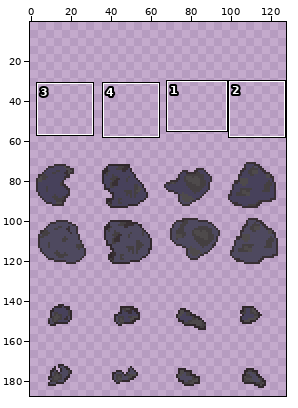
Two versions of one sprite sheet, Assets/Sprites/Asteroids.png. The picture above shows the old version from afar; the outline marks the close-up.
Close-up. As it was:
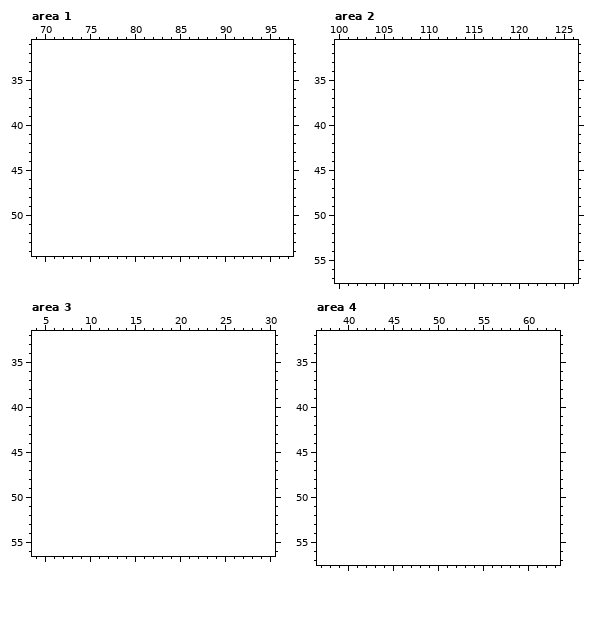
The file is 128x128 pixels. Shown: area 1: x 69..97, y 31..54; area 2: x 100..126, y 31..57; area 3: x 4..30, y 32..56; area 4: x 37..63, y 32..57. The old version is drawn lined up with the new one, on the new canvas. The wide view leaves out empty margins. The commit also changed other parts of the picture, which this record leaves out.
Palette (. is transparent): 
The result:
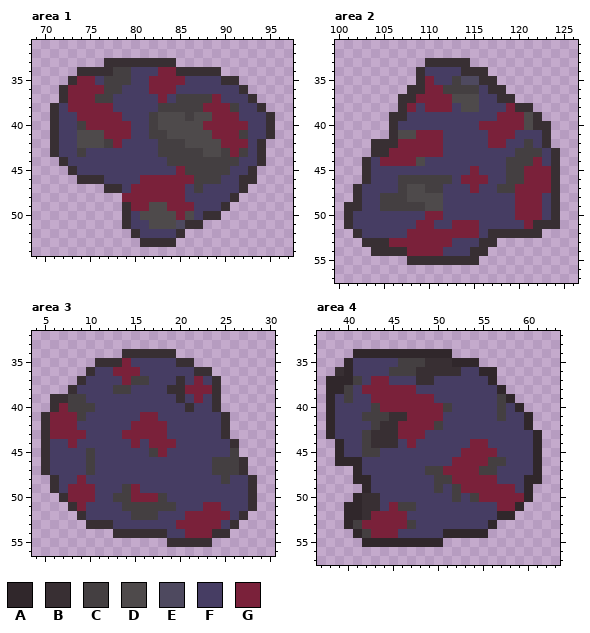
Colours new in this view: A #30272b  B #382f33  C #443f41  D #4e4a4b  E #4e495f  F #463d63  G #7a213a
Diff:
canvas 128x128 -> 128x192, the old top-left corner now at 0,64
Changed rows in their new state; - is an unchanged pixel.
Area 1:
first column x 71:
33 ------BBBBBBBB-----------
34 ---BBBBCCFFFGGBBBBB------
35 --BGGFCCCFFGGGGFFFFBB----
36 -BGGGGCCFFFGGGFFFFFFFB---
37 -BGGGCCFFFFFGFCCCCGFFFB--
38 BFGGGGGFFFFFCCCCCGGGCFFB-
39 BFFGGGGGFFFCDDDCDDGGGFFFB
40 BFFCGGGGGFFCDDDDDGGGGGFFB
41 BFFDDDGGGFFCCDDDDDGGGCFFB
42 BFFDDDCGFFFFCCCDDDDGGGFB-
43 BFFCFFFFFFFFCCCCCDDCGCFB-
44 -BFFFFFFFFFFFCCCCCCCCFFB-
45 --BFFFFFFFFFFFGCCCCCFFB--
46 ---BBBFFFFGGGGGGCCCFFBB--
47 ------BBFGGGGGGFCFFFFB---
48 --------GGGGGGGFFFFFB----
49 --------BGGDDGGGFFFB-----
50 --------BFDDDDGDFBB------
51 --------BFFDDDEBB--------
52 ---------BFFFFB----------
53 ----------BBBB-----------
Area 2:
first column x 101:
33 ---------BBBBB----------
34 --------BFFFFBBB--------
35 --------BGFFCEEBB-------
36 -------BBGGCCCCFBB------
37 ------BBGGGGDDDFFBB-----
38 ------BGFGGGFDDFFFGBB---
39 -----BBFFFFFFFFFFGGGDB--
40 -----BFFFFFFFFFGGGGGDBB-
41 -----BDDGGGFFFFFGGGFFFB-
42 ---BBBGGGGGFFFFFGGFFCFB-
43 ---BBGGGGGGFFFFFFFFCCCFB
44 --BFGGGGDFFFFFFFFFCCCGFB
45 --BFFFFFFFFFFFGFFFCCGGGB
46 --BFFFCCCCCCFGGGFFCCGGGB
47 -BFFFFCDDCCFFFGFFCCGGGGB
48 -BFFCCCDDDDFFFFFFFFGGGFB
49 BBFFCCCCCDDFFFFFFFFGGGFB
50 BFFFFFFFFGGFFFFFFFFGGGFB
51 BFFFFFFFGGFFGGGFFFFFGBBB
52 -BFFFFFGGGGGGGGFBBBBBB--
53 --BBBGGGGGGGFFFBB-------
54 ---BBBBGGGGFFFBB--------
55 -------BBBBBBBB---------
Area 3:
first column x 5:
34 ---------BBBBBB---------
35 ------BBBGFFFFFBB-------
36 -----BFFGGGFFFFFFBB-----
37 ----BFFFFGCCFFFBFGFB----
38 ---BFFFFCCFFFFBBGGGB----
39 -BBCCFFFFFFFFFFBFGFB----
40 -BGCCCFFFFFFFFFFBFFB----
41 BGGGCFFFFFFGGFFFFFFFB---
42 BGGGFFFFFFGGGGFFFFFFB---
43 BGGGGFFFFGGGGGFFFFFFB---
44 BFFGFFFFFFGFGGGFFFFFFB--
45 BFFFFCFFFFFFCGFFFFFFFC--
46 BFFFFCFFFFFFFFFFFFFCCCB-
47 BFFFFCFFFFFFFFFFFFFCCCB-
48 -BFFGFFFFFFFFFFFFFFFCFFB
49 -BFGGGFFFCGFFFFFFFFFFFFB
50 --BGGGFFCCGGGCFFFFFFFFFB
51 ---BGFFFFCCCCCCFFFGGFFFB
52 ----BFFFFFCCCFFFGGGGGFB-
53 -----BBBFFFFFFFGGGGGFB--
54 --------BBBBBBFFGGGBB---
55 --------------BBBBB-----
Area 4:
first column x 38:
34 ---AAAAAAAAAAA----------
35 --AFFFFFCCCBBBAAA-------
36 -BAFFFFCCCBBBBBFFAA-----
37 AAACFGGFFFBBFFFFFFA-----
38 AACFGGGGGGFFFFFFFFFA----
39 AFCFFGGGGGGGFFFFFFFCA---
40 AFFFFCGGGGGGGCFFFFFCFA--
41 AFFFCCCBBGGGGFFFFFFCFFA-
42 AFFFFCBBGGGGCFFFFFFFFFA-
43 AFFFCBBBGGGFFFFFFFFFFFFA
44 -AFFCBBBFGFFFFFFGGFFFFFA
45 -AFFCCFFFFFFFFFGGGGFFFFA
46 -AAAFFFFFFFFFFGGGGCCFFFA
47 ---AFFFFFFFCCGGGGCCFFFFA
48 ---AAFFFFFFFCCGGGGGFFFAA
49 ----AFFFFFFFCFCGGGGGGFA-
50 ---ABBFFFFFFFFCFCGGGGGA-
51 --AABBFGCCFFFFFFFFFGGA--
52 --AABGGGGFFFFFFFFFFAA---
53 --ACGGGGGCFFFFFFFFA-----
54 ---ACGGGFFFFFAAAAA------
55 ----AAAAAAAAA-----------
Where, in picture pixels (left, top, right, bottom), the same in both close-ups:
added: (50, 58, 275, 247)
added: (344, 58, 560, 265)
added: (41, 349, 257, 547)
added: (326, 349, 542, 547)
